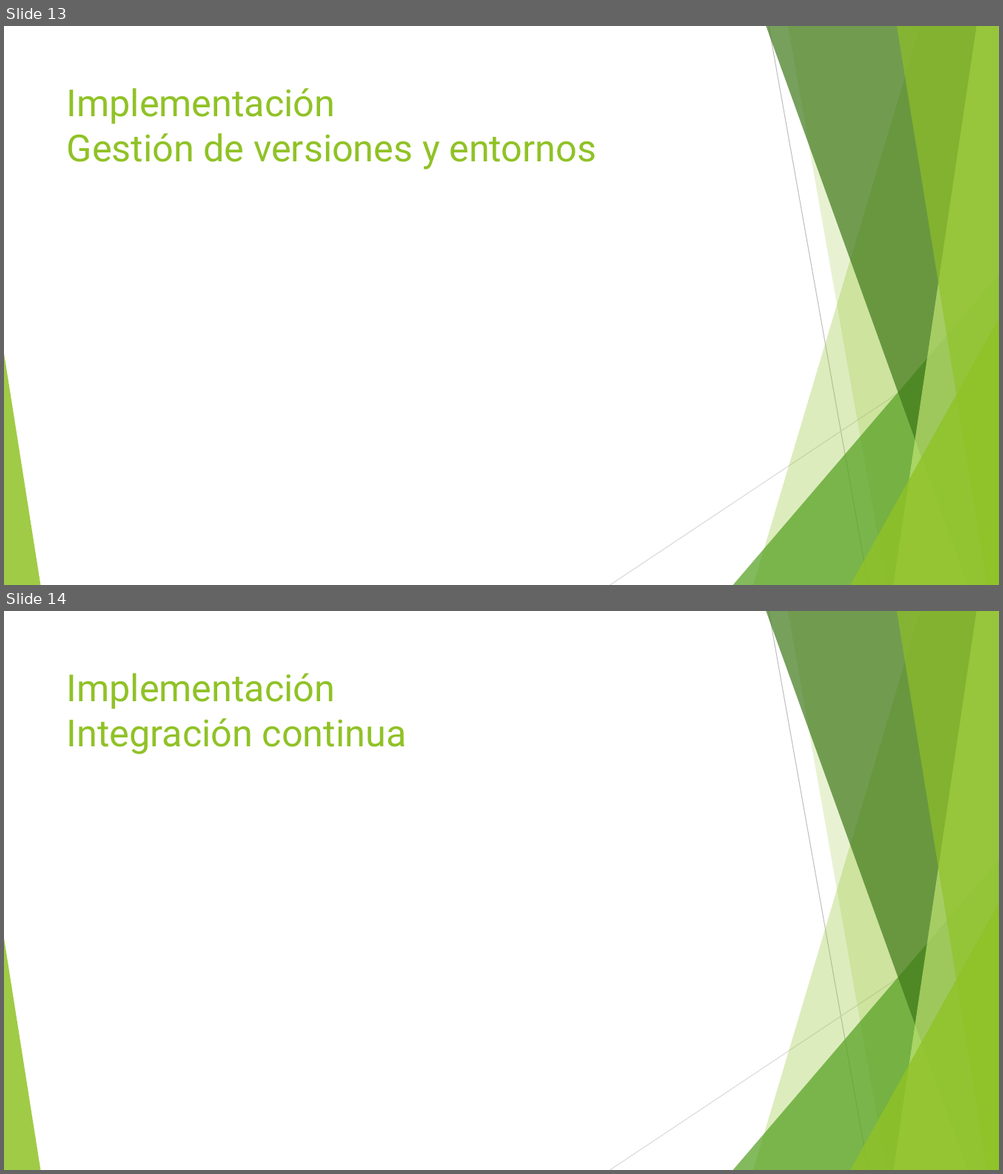
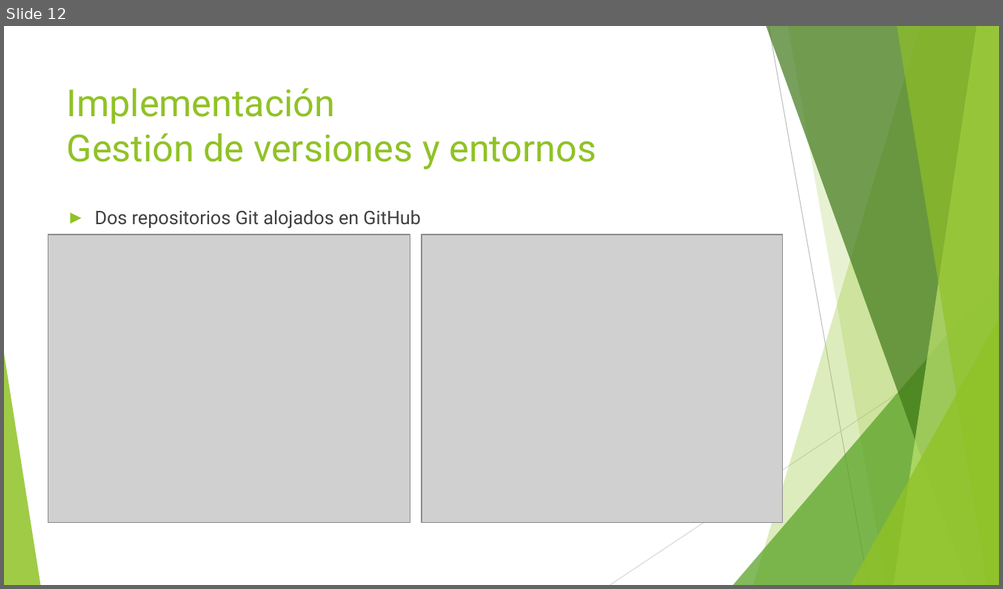
Before and after one commit to jojube95/piset, a slide deck: entregables/presentation/Análisis y desarrollo de una aplicación de gestión de tareas para grupos.pptx. Shown one above the other, each under a label of ours: slides 13 and 14 before the commit, slide 12 after it. The pictures are 1003x1174 and 1003x589 pixels, drawn with LibreOffice and Linux fonts; fonts in the diff are those of the drawing; grey boxes stand for pictures. Boxes give left, top, right and bottom in pixels: in the first picture for what was removed or moved away, otherwise in the second. Text is boxed around its words. In the diff, an @@ line names an element or a change of style, - is before the commit and + after.

```diff
--- a/entregables/presentation/Análisis y desarrollo de una aplicación de gestión de tareas para grupos.pptx
+++ b/entregables/presentation/Análisis y desarrollo de una aplicación de gestión de tareas para grupos.pptx
@@ slide 14 removed at [4, 611, 999, 1170], background #FFFFFF; not listed: 10 template elements that a slide beside it also shows @@
@@ title removed at [67, 673, 407, 755] @@
-Implementación
-Integración continua
@@ what was slide 13 is now slide 12 @@
@@ slide 12 changed as well @@
@@ freeform shape at [765, 26, 999, 585]: fill #3F7819 at 70% opacity to #3F7818 at 70% opacity @@
@@ text added at [95, 210, 421, 229], 18 pt, text #3F3F3F @@
+► Dos repositorios Git alojados en GitHub
@@ picture added at [48, 235, 410, 524] @@
@@ picture added at [422, 235, 783, 523] @@
@@ line (999, 326) - (610, 585): stroke #D9D9D9 0.75 pt to #D8D8D8 0.75 pt @@
```
Also in this commit, not shown: 18 other slides changed, 4 slides added, 2 other slides removed.
